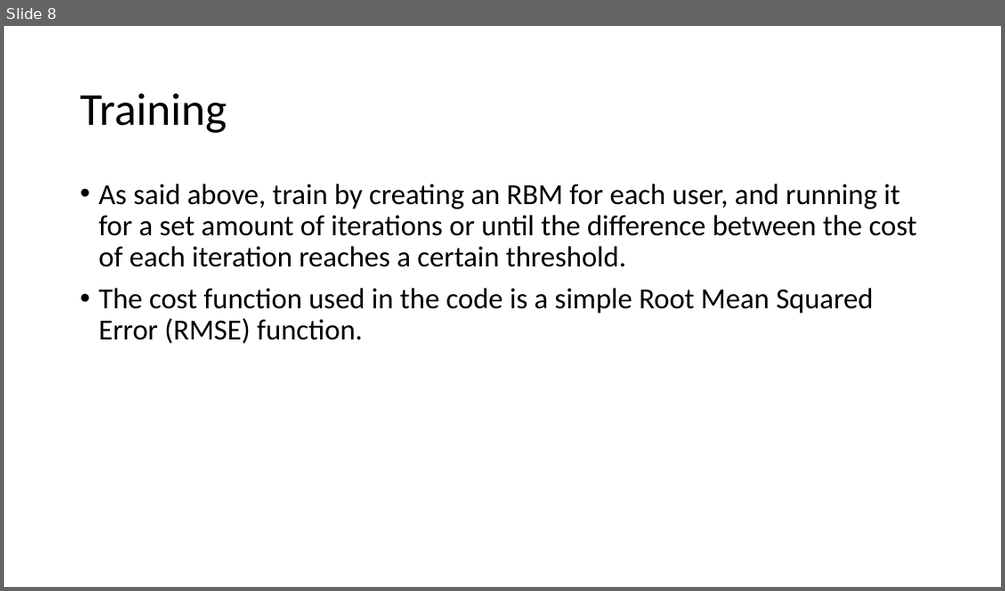
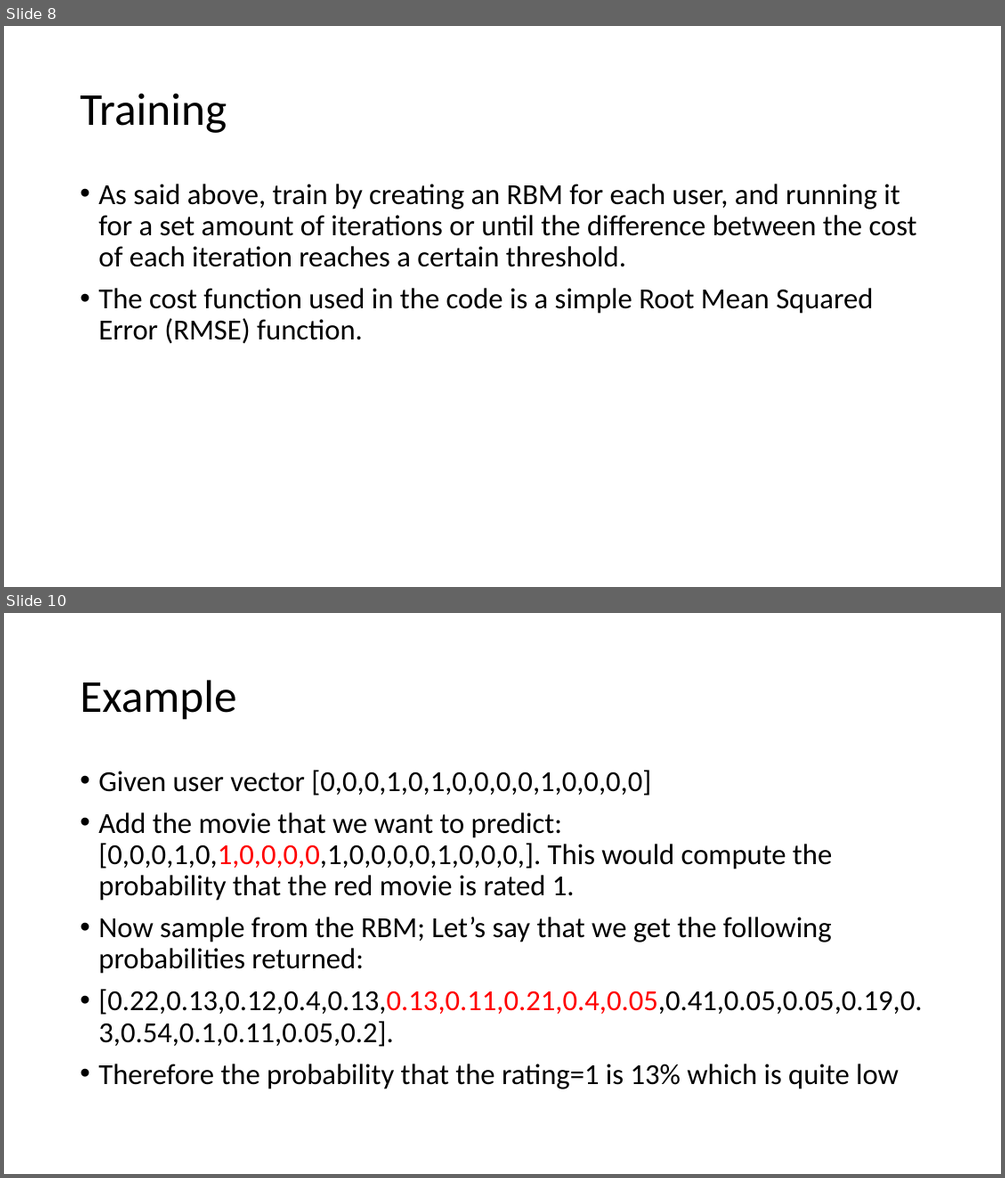
Before and after one commit to julianClayton/Recommender-RBM, a slide deck: rbm_cf.pptx. Shown one above the other, each under a label of ours: slide 8 before the commit, slides 8 and 10 after it; the slides between them are not shown. The pictures are 1005x591 and 1005x1178 pixels, drawn with LibreOffice and Linux fonts; fonts in the diff are those of the drawing. Boxes give left, top, right and bottom in pixels: in the first picture for what was removed or moved away, otherwise in the second. Text is boxed around its words. In the diff, an @@ line names an element or a change of style, - is before the commit and + after.

```diff
--- a/rbm_cf.pptx
+++ b/rbm_cf.pptx
@@ slide 10 added at (4, 613, 1001, 1174), background #FFFFFF @@
@@ title added at (80, 680, 236, 720), 44 pt, text #000000 @@
+Example
@@ text added at (98, 770, 922, 1089), 28 pt, text #000000 @@
+• Given user vector [0,0,0,1,0,1,0,0,0,0,1,0,0,0,0]
+• Add the movie that we want to predict: [0,0,0,1,0,1,0,0,0,0,1,0,0,0,0,1,0,0,0,]. This would compute the probability that the red movie is rated 1.
+• Now sample from the RBM; Let’s say that we get the following probabilities returned:
+• [0.22,0.13,0.12,0.4,0.13,0.13,0.11,0.21,0.4,0.05,0.41,0.05,0.05,0.19,0.3,0.54,0.1,0.11,0.05,0.2].
+• Therefore the probability that the rating=1 is 13% which is quite low
```
Also in this commit, not shown: 1 slide changed, 4 other slides added.
